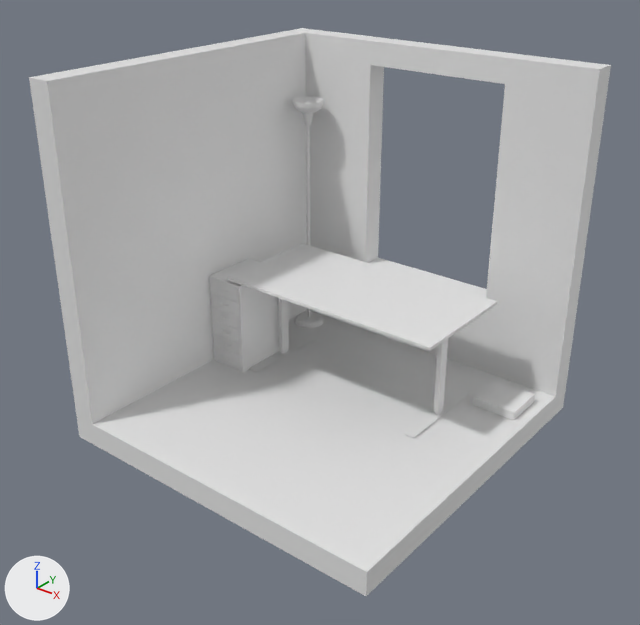
Before and after pictures for a commit that changed the glTF model static/models/room.glb.
One viewpoint serves both versions: a 50 mm camera at (15.51, -19.78, 15.41) aimed at (0.23, -0.68, 3.57). The lights are fixed; the arrows at lower left show +X, +Y and +Z. Where no turn or scale is listed for an object, it has been applied to the vertices.

Names of what the first picture shows: 'Scales', 'body', 'floor', 'legs', 'tabletop', 'top-part', 'wall-left', 'wall-right'.
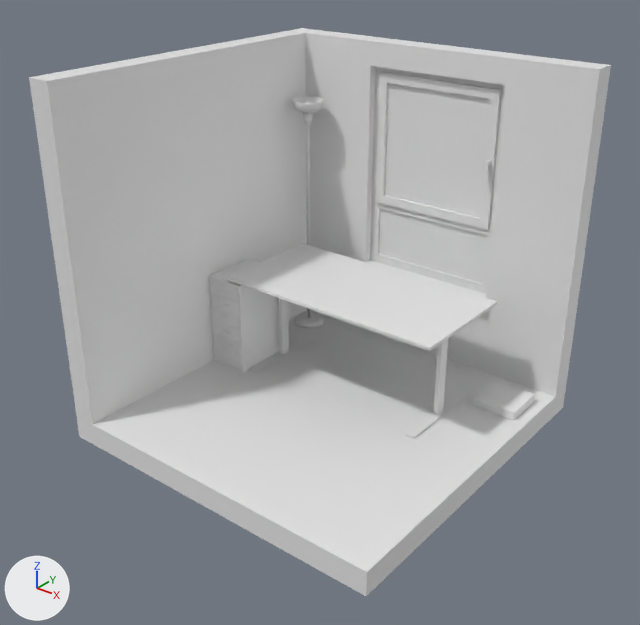
Patch to the scene script:
```diff
--- a/static/models/room.glb.py
+++ b/static/models/room.glb.py
@@ me_cube_019 @@
+me_cube_019.from_pydata(...)  # 24 vertices, 42 faces; spans x -0.055..0.055, y -0.084..0.1, z -0.557..0.068
@@ me_cube_010 @@
+me_cube_010.from_pydata(...)  # 44 vertices, 78 faces; spans x -2.51..2.51, y -0.22..0.14, z -3.56..3.56
@@ me_cube_013 @@
+me_cube_013.from_pydata(...)  # 52 vertices, 92 faces; spans x -2.34..2.26, y -0.2..0.11, z -2.28..2.28
@@ me_cube_020 @@
+me_cube_020.from_pydata(...)  # a box spanning x -1.96..1.96, y -0.05..0.05, z -1.97..1.98
@@ me_cube_026 @@
+me_cube_026.from_pydata([(-2.18, -0.05, -0.89), (-2.18, -0.05, 0.89), (-2.18, 0.05, -0.9), (-2.18, 0.05, 0.9), (2.18, -0.05, -0.89), (2.18, -0.05, 0.89), (2.18, 0.05, -0.9), (2.18, 0.05, 0.9)], [], [(0, 1, 3), (0, 3, 2), (2, 3, 7), (2, 7, 6), (6, 7, 5), (6, 5, 4), (4, 5, 1), (4, 1, 0), (2, 6, 4), (2, 4, 0), (7, 3, 1), (7, 1, 5)])
@@ ob_window_handle @@
+ob_window_handle = bpy.data.objects.new('window-handle', me_cube_019)
+ob_window_handle.location = (2.49, 5.05, 7.37)
@@ ob_window_frame @@
+ob_window_frame = bpy.data.objects.new('window-frame', me_cube_010)
+ob_window_frame.location = (0.38, 5.37, 6.35)
@@ ob_window @@
+ob_window = bpy.data.objects.new('window', me_cube_013)
+ob_window.location = (0.38, 5.34, 7.4)
@@ ob_glass_top @@
+ob_glass_top = bpy.data.objects.new('glass-top', me_cube_020)
+ob_glass_top.location = (0.38, 5.3, 7.39)
@@ ob_glass_bottom @@
+ob_glass_bottom = bpy.data.objects.new('glass-bottom', me_cube_026)
+ob_glass_bottom.location = (0.38, 5.36, 4.0)
```

Location of each change, (x1, y1, x2, y2) in pixels of the pictures (640 x 625 px):
'glass-top', added
    after: (385, 83, 490, 218)
'glass-bottom', added
    after: (379, 208, 486, 283)
'window', added
    after: (375, 72, 501, 230)
'window-frame', added
    after: (370, 67, 505, 294)
'window-handle', added
    after: (484, 160, 491, 181)
